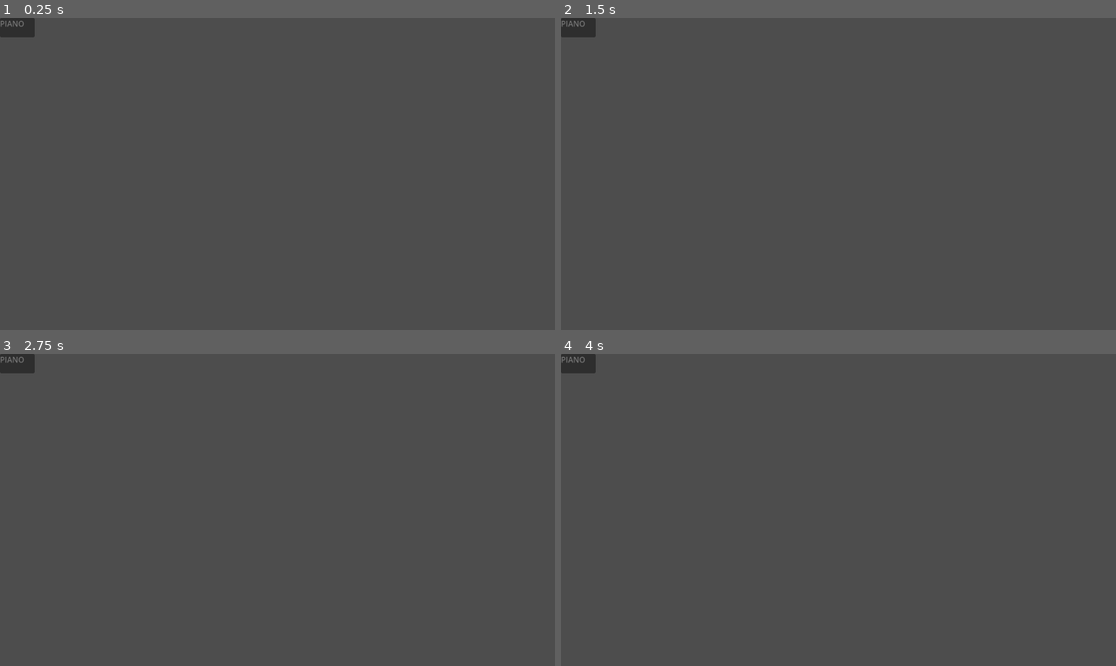
Above: before the commit, frames 1-4 (two rows, left to right).
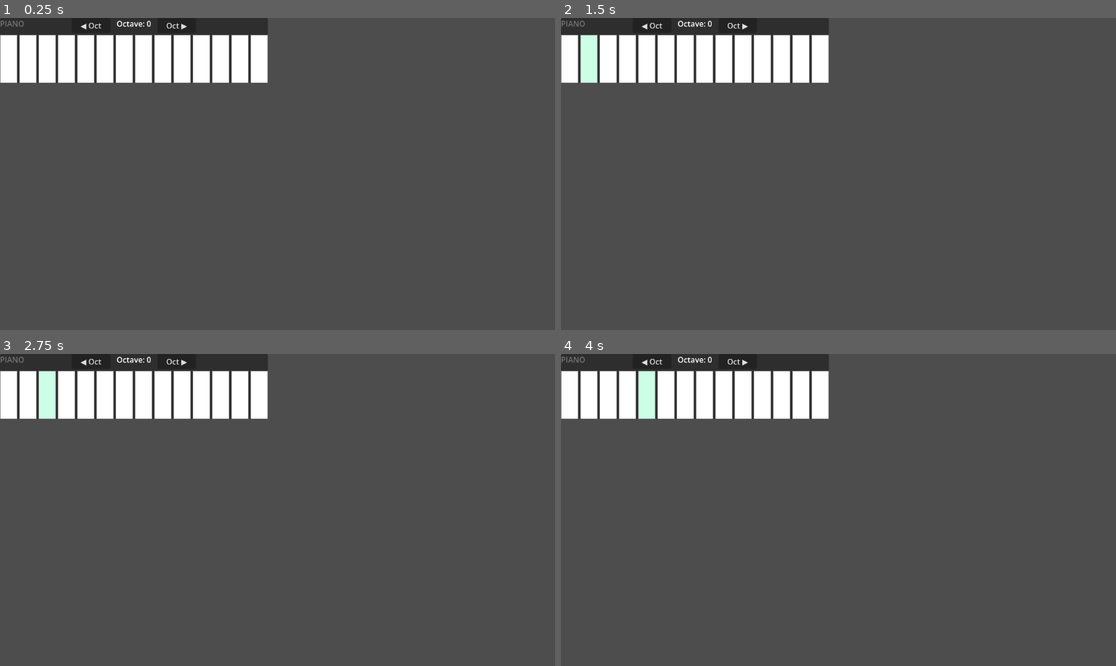
Above: after the commit, the same moments.

Repository: LucaBourke7/Creative-Coding-CA
Game: Godot game, scene res://main.tscn
Same seed, same stepped clock (60 frames per second), same inputs: the game is played once before the commit and once after it.
Inputs (mouse positions are in pixels of both pictures, inside the frame that each line leads up to):
- Up to frame 1 (0.25 s): no input
- Up to frame 2 (1.5 s): click (572, 58) at 0.52 s; click (588, 58) at 1.27 s
- Up to frame 3 (2.75 s): click (49, 394) at 2.02 s
- Up to frame 4 (4 s): click (627, 394) at 2.77 s; click (644, 394) at 3.52 s

The runs differ from the first frame. In frame 1, 9.5% of the frame differs, in the area x 0-49%, y 0-21%; in frame 2, 9.5%; in frame 3, 9.5%; in frame 4, 9.5%.

Commit message:
Make Piano UI with octave controls

Diff:
--- a/controller.gd
+++ b/controller.gd
@@ -19,7 +19,67 @@
 @onready var piano_container: HBoxContainer = $ModeTabs/Piano/Keys
 
 func _ready() -> void:
+	_build_piano()
 	$ModeTabs.tabs_visible = false
+
+func _build_piano() -> void:
+	if not piano_container:
+		return
+
+	var piano_tab = $ModeTabs/Piano
+
+	var oct_label := Label.new()
+	oct_label.text = "Octave: 0"
+	oct_label.custom_minimum_size = Vector2(90, 30)
+	oct_label.horizontal_alignment = HORIZONTAL_ALIGNMENT_CENTER
+
+	var oct_down := Button.new()
+	oct_down.text = "◀ Oct"
+	oct_down.custom_minimum_size = Vector2(80, 30)
+	oct_down.pressed.connect(func():
+		_octave_offset = max(-3, _octave_offset - 1)
+		oct_label.text = "Octave: %d" % _octave_offset
+	)
+
+	var oct_up := Button.new()
+	oct_up.text = "Oct ▶"
+	oct_up.custom_minimum_size = Vector2(80, 30)
+	oct_up.pressed.connect(func():
+		_octave_offset = min(3, _octave_offset + 1)
+		oct_label.text = "Octave: %d" % _octave_offset
+	)
+
+	var octave_row := HBoxContainer.new()
+	octave_row.alignment = BoxContainer.ALIGNMENT_CENTER
+	octave_row.add_child(oct_down)
+	octave_row.add_child(oct_label)
+	octave_row.add_child(oct_up)
+	piano_tab.add_child(octave_row)
+	piano_tab.move_child(octave_row, 0)
+
+	var white_notes := [0, 2, 4, 5, 7, 9, 11, 12, 14, 16, 17, 19, 21, 23]
+	for offset in white_notes:
+		var note = 60 + offset
+		var btn := Button.new()
+		btn.custom_minimum_size = Vector2(36, 100)
+
+		var style := StyleBoxFlat.new()
+		style.bg_color = Color.WHITE
+		style.border_color = Color(0.5, 0.5, 0.5)
+		style.set_border_width_all(1)
+		btn.add_theme_stylebox_override("normal", style)
+
+		var hover_style := style.duplicate() as StyleBoxFlat
+		hover_style.bg_color = Color(0.8, 1.0, 0.9)
+		btn.add_theme_stylebox_override("hover", hover_style)
+
+		var pressed_style := style.duplicate() as StyleBoxFlat
+		pressed_style.bg_color = Color(0.3, 1.0, 0.6)
+		btn.add_theme_stylebox_override("pressed", pressed_style)
+
+		btn.button_down.connect(_on_piano_key_down.bind(note))
+		btn.button_up.connect(_on_piano_key_up.bind(note))
+		piano_container.add_child(btn)
 
 func _unhandled_input(event: InputEvent) -> void:
 	if not event is InputEventKey:
@@ -35,3 +95,9 @@
 	elif not event.pressed:
 		_pressed_keys.erase(key)
 		emit_signal("note_off", note)
+
+func _on_piano_key_down(note: int) -> void:
+	emit_signal("note_on", note + _octave_offset * 12, 0.9)
+
+func _on_piano_key_up(note: int) -> void:
+	emit_signal("note_off", note + _octave_offset * 12)
